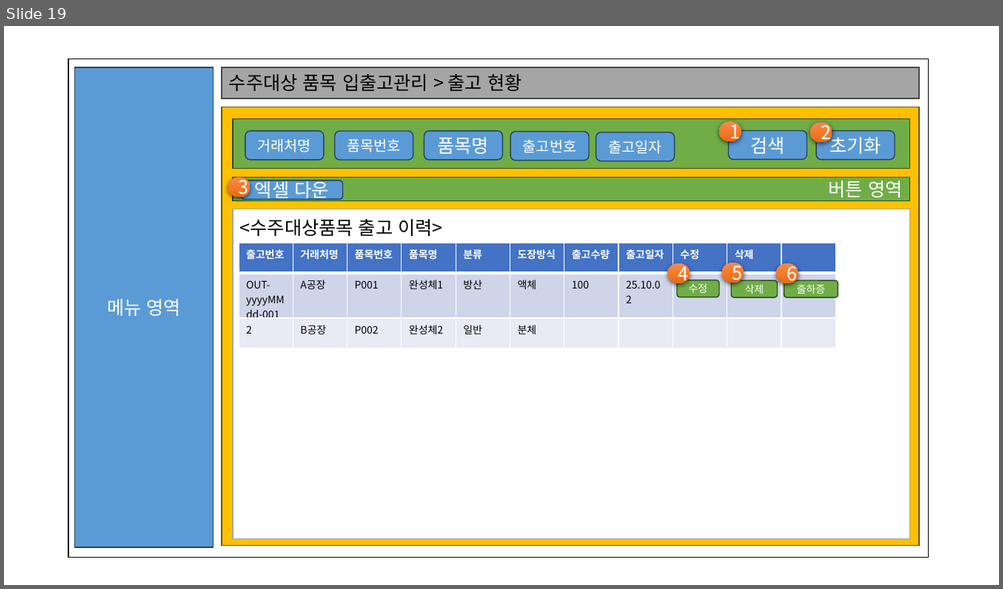
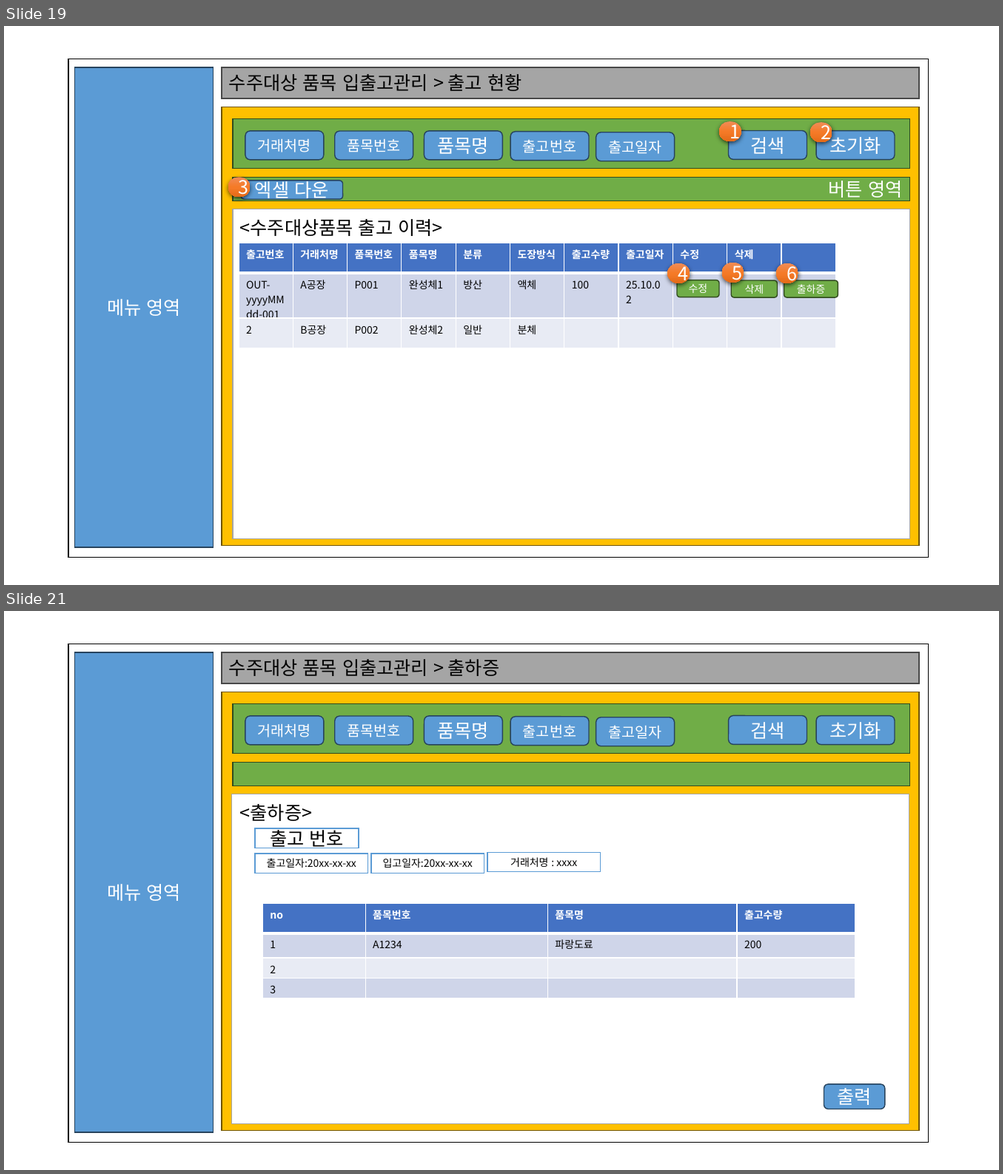
Before and after one commit to pky6147/ThreeCode, a slide deck: 문서/김성민/화면설계(진행현황, 작업지시,출하증 제외).pptx. Shown one above the other, each under a label of ours: slide 19 before the commit, slides 19 and 21 after it; the slides between them are not shown. The pictures are 1003x589 and 1003x1174 pixels, drawn with LibreOffice and Linux fonts; fonts in the diff are those of the drawing. Boxes give left, top, right and bottom in pixels: in the first picture for what was removed or moved away, otherwise in the second. Text is boxed around its words. In the diff, an @@ line names an element or a change of style, - is before the commit and + after.

Commit message:
화면설계(작업지시서, 출하증추가)
.

```diff
--- a/문서/김성민/화면설계(진행현황, 작업지시,출하증 제외).pptx
+++ b/문서/김성민/화면설계(진행현황, 작업지시,출하증 제외).pptx
@@ slide 21 added at box(4, 611, 999, 1170), background #FFFFFF @@
@@ rectangle added at box(68, 644, 928, 1143), fill #FFFFFF, outline #000000 1 pt @@
@@ rectangle added at box(75, 652, 213, 1133), fill #5B9BD5, outline #28445D 1 pt, 18 pt, text #FFFFFF @@
+메뉴 영역
@@ rectangle added at box(222, 652, 919, 684), fill #A5A5A5, outline #484848 1 pt @@
@@ text added at box(229, 659, 500, 676), 18 pt, text #000000 @@
+수주대상 품목 입출고관리 > 출하증
@@ rectangle added at box(222, 692, 919, 1132), fill #FFC000, outline #705400 1 pt, 18 pt, text #FFFFFF @@
+Content영역
@@ rectangle added at box(233, 704, 909, 755), fill #70AD47, outline #314C1F 1 pt @@
@@ rounded rectangle added at box(245, 716, 324, 745), fill #5B9BD5, outline #28445D 1 pt, 14 pt, text #FFFFFF @@
+거래처명
@@ rounded rectangle added at box(335, 716, 413, 745), fill #5B9BD5, outline #28445D 1 pt, 14 pt, text #FFFFFF @@
+품목번호
@@ rounded rectangle added at box(424, 716, 503, 745), fill #5B9BD5, outline #28445D 1 pt, 18 pt, text #FFFFFF @@
+품목명
@@ rounded rectangle added at box(511, 717, 589, 746), fill #5B9BD5, outline #28445D 1 pt, 14 pt, text #FFFFFF @@
+출고번호
@@ rounded rectangle added at box(596, 718, 674, 747), fill #5B9BD5, outline #28445D 1 pt, 14 pt, text #FFFFFF @@
+출고일자
@@ rounded rectangle added at box(728, 715, 807, 744), fill #5B9BD5, outline #28445D 1 pt, 18 pt, text #FFFFFF @@
+검색
@@ rounded rectangle added at box(816, 716, 894, 745), fill #5B9BD5, outline #28445D 1 pt, 18 pt, text #FFFFFF @@
+초기화
@@ rectangle added at box(233, 763, 909, 786), fill #70AD47, outline #314C1F 1 pt @@
@@ rectangle added at box(232, 795, 908, 1125), fill #FFFFFF, outline #A5A5A5 1 pt @@
@@ text added at box(240, 804, 313, 821), 18 pt, text #000000 @@
+<출하증>
@@ rectangle added at box(255, 829, 358, 849), fill #FFFFFF, outline #5B9BD5 1 pt, 18 pt, text #000000 @@
+출고 번호
@@ rectangle added at box(255, 854, 367, 874), fill #FFFFFF, outline #5B9BD5 1 pt, 10 pt, text #000000 @@
+출고일자:20xx-xx-xx
@@ rectangle added at box(371, 854, 484, 874), fill #FFFFFF, outline #5B9BD5 1 pt, 10 pt, text #000000 @@
+입고일자:20xx-xx-xx
@@ rectangle added at box(487, 853, 600, 872), fill #FFFFFF, outline #5B9BD5 1 pt, 10 pt, text #000000 @@
+거래처명 : xxxx
@@ table added at box(263, 903, 856, 999), 4 rows, 4 columns @@
+no | 품목번호 | 품목명 | 출고수량
+1 | A1234 | 파랑도료 | 200
+2 |  |  | 
+3 |  |  | 
@@ rounded rectangle added at box(824, 1085, 885, 1110), fill #5B9BD5, outline #28445D 1 pt, 18 pt, text #FFFFFF @@
+출력
```
Also in this commit, not shown: 1 other slide added, 1 other file.
